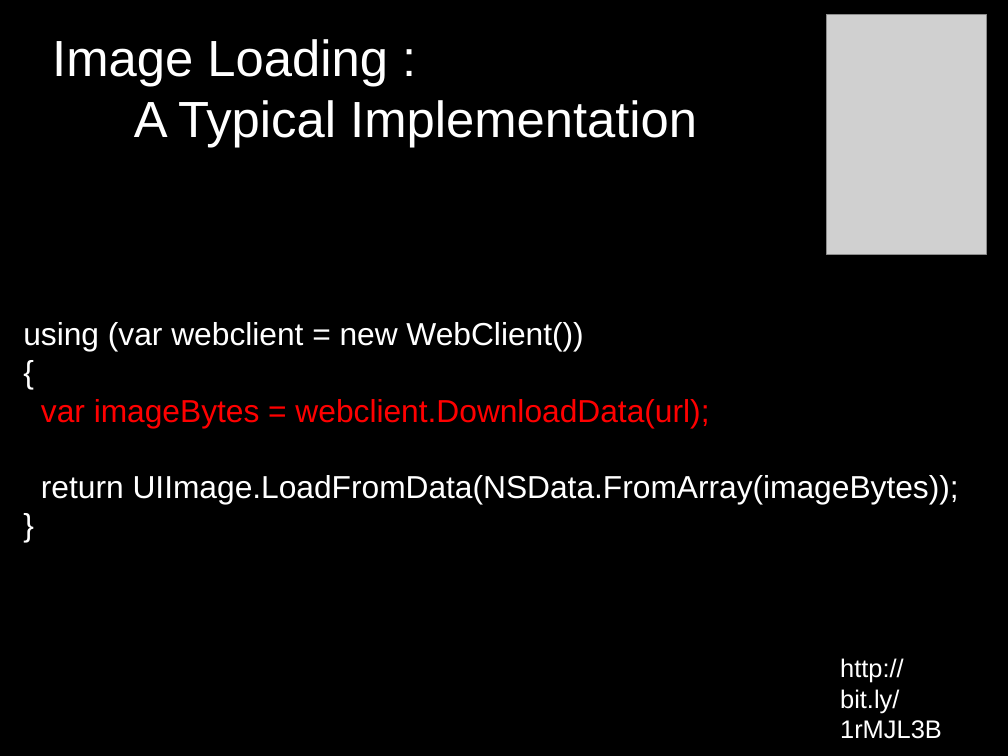
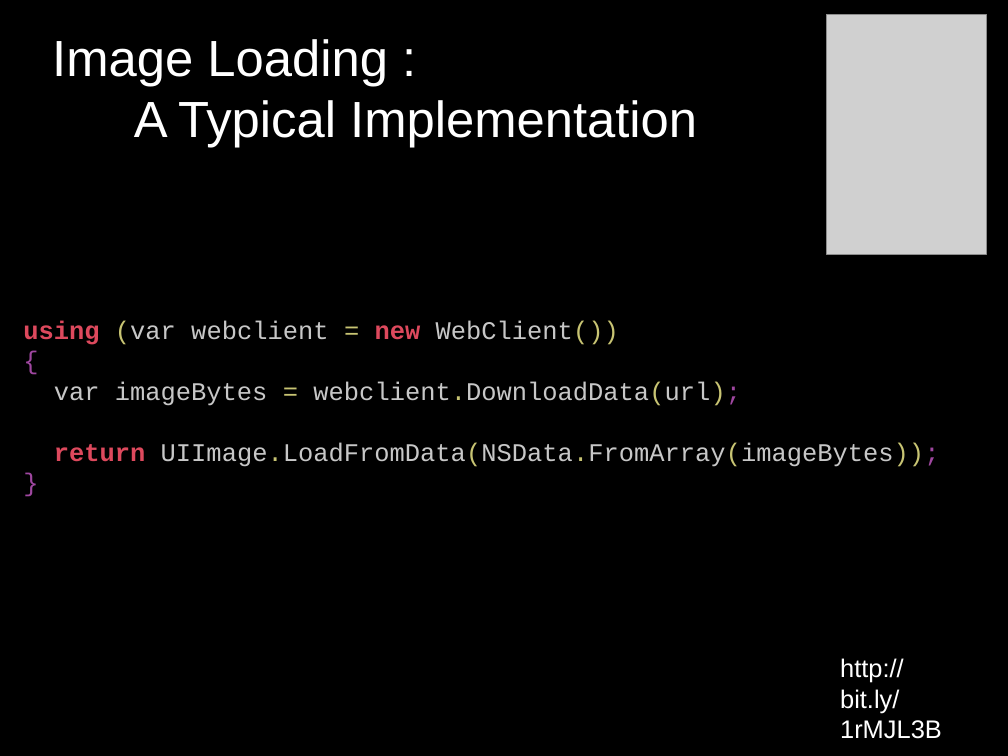
Before and after one commit to dodikk/xamarin-intro-slides, a slide deck: slide 30 of XamarinIntro.odp. Drawn at 1008x756 pixels with LibreOffice and Linux fonts; fonts in the diff are those of the drawing; grey boxes stand for pictures. Boxes give left, top, right and bottom in pixels: in the first picture for what was removed or moved away, otherwise in the second. Text is boxed around its words. In the diff, an @@ line names an element or a change of style, - is before the commit and + after.

```diff
--- a/XamarinIntro.odp
+++ b/XamarinIntro.odp
@@ text "using (var webclient = new ..." at (x1=23, y1=320, x2=940, y2=467): size 25 to 20 pt, font Arial to Courier New; text colour #FFFFFF to #DD495D, bold on in "using new", "return"; text colour #FFFFFF to #C8C473 in "(var = WebClient())", "UIImage.LoadFromData(NSData.FromArray(imageBytes));"; text colour #FFFFFF to #C7C7C7 in "(var webclient WebClient())", "UIImage.LoadFromData(NSData.FromArray(imageBytes));"; text colour #FFFFFF to #9F47A0 in "{", "UIImage.LoadFromData(NSData.FromArray(imageBytes));", "}"; text colour #FF0000 to #C7C7C7 in "var imageBytes webclient.DownloadData(url);"; text colour #FF0000 to #C8C473 in "= webclient.DownloadData(url);"; text colour #FF0000 to #9F47A0 in "webclient.DownloadData(url);" @@
```
Also in this commit, not shown: 5 other slides changed, 7 slides added, 2 slides removed.
